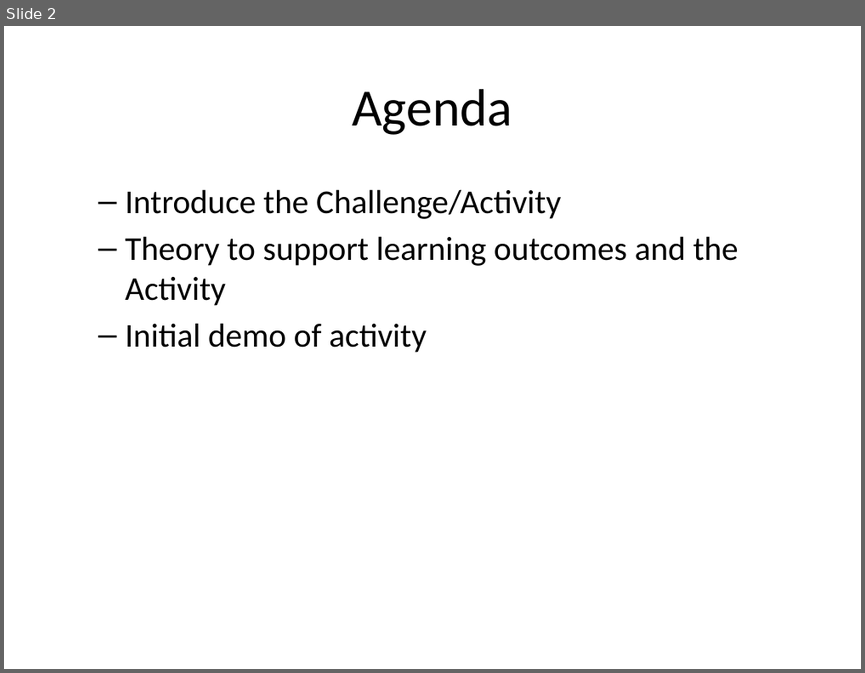
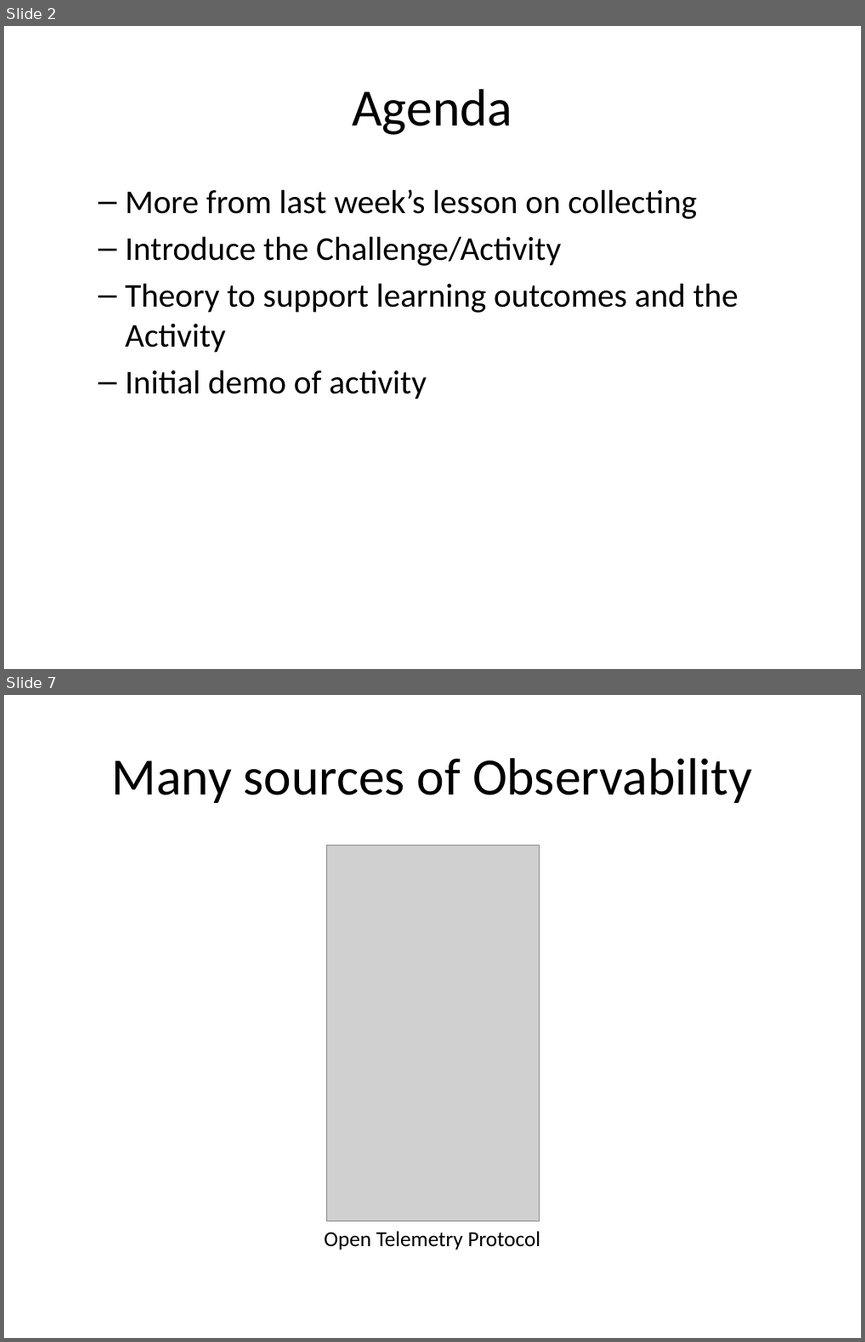
Before and after one commit to rhildred/INFO8985, a slide deck: database_analysis/slides.pptx. Shown one above the other, each under a label of ours: slide 2 before the commit, slides 2 and 7 after it; the slides between them are not shown. The pictures are 865x673 and 865x1342 pixels, drawn with LibreOffice and Linux fonts; fonts in the diff are those of the drawing; grey boxes stand for pictures. Boxes give left, top, right and bottom in pixels: in the first picture for what was removed or moved away, otherwise in the second. Text is boxed around its words. In the diff, an @@ line names an element or a change of style, - is before the commit and + after.

```diff
--- a/database_analysis/slides.pptx
+++ b/database_analysis/slides.pptx
@@ slide 7 added at (4,695,861,1338), background #FFFFFF @@
@@ title added at (112,758,752,803), 44 pt, text #000000 @@
+Many sources of Observability
@@ picture added at (326,845,540,1221) @@
@@ text added at (324,1231,541,1249), 18 pt, text #000000 @@
+Open Telemetry Protocol
@@ slide 2 changed as well @@
@@ text at (125,189,697,219): paragraph added @@
+  – More from last week’s lesson on collecting
```
Also in this commit, not shown: 1 other slide changed, 16 other slides added, 15 other files.
